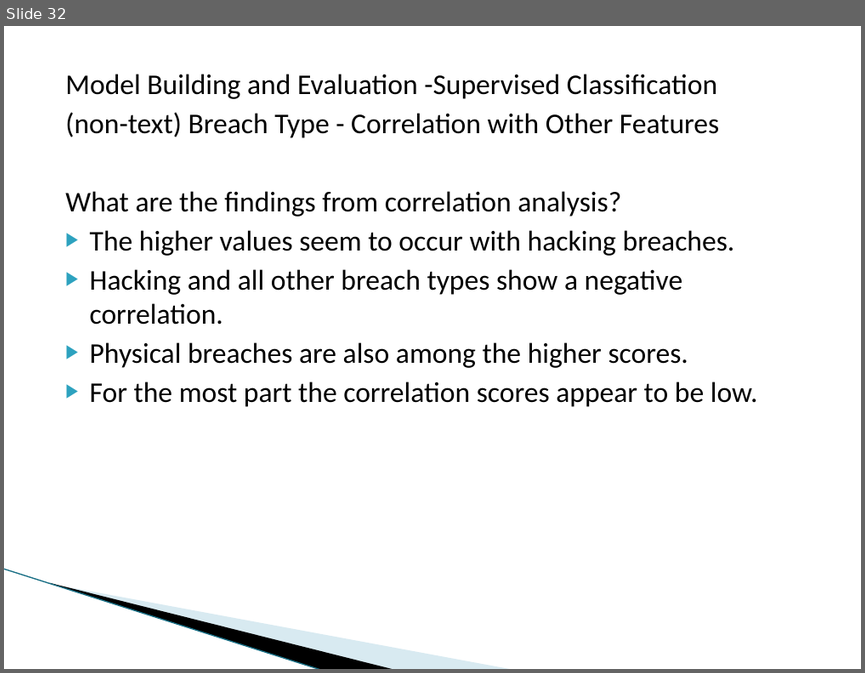
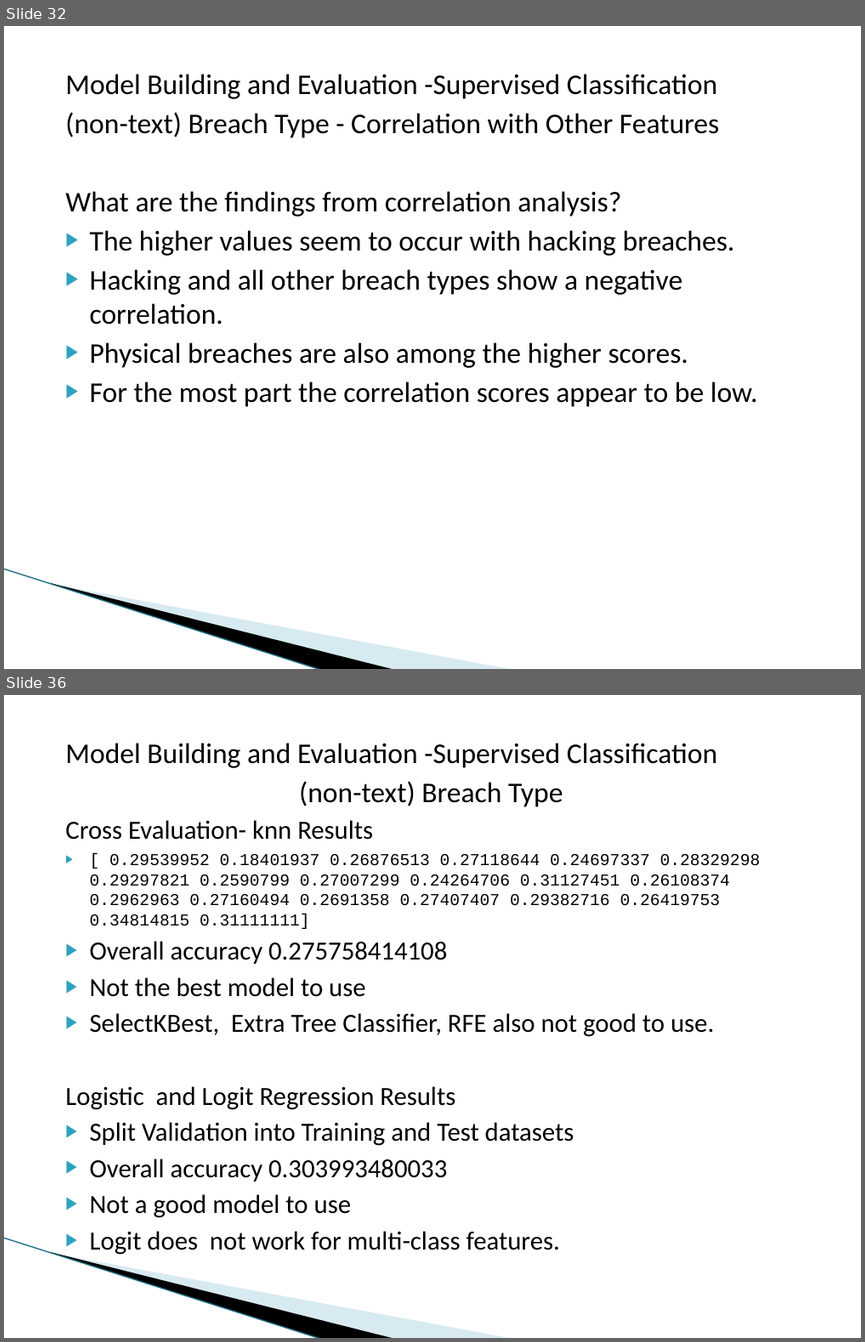
Before and after one commit to dmrod01/Capstone, a slide deck: Final Analysis - Data Capstone Project - Data Breaches.pptx. Shown one above the other, each under a label of ours: slide 32 before the commit, slides 32 and 36 after it; the slides between them are not shown. The pictures are 865x673 and 865x1342 pixels, drawn with LibreOffice and Linux fonts; fonts in the diff are those of the drawing; background and template pictures are left out. Boxes give left, top, right and bottom in pixels: in the first picture for what was removed or moved away, otherwise in the second. Text is boxed around its words. In the diff, an @@ line names an element or a change of style, - is before the commit and + after.

```diff
--- a/Final Analysis - Data Capstone Project - Data Breaches.pptx
+++ b/Final Analysis - Data Capstone Project - Data Breaches.pptx
@@ slide 36 added at (4,695,861,1338), background #FFFFFF; not listed: 3 template elements that a slide beside it also shows @@
@@ text added at (65,743,760,1254), 22 pt, text #000000 @@
+Model Building and Evaluation -Supervised Classification
+(non-text) Breach Type
+Cross Evaluation- knn Results
+▶ [ 0.29539952 0.18401937 0.26876513 0.27118644 0.24697337 0.28329298 0.29297821 0.2590799 0.27007299 0.24264706 0.31127451 0.26108374 0.2962963 0.27160494 0.2691358 0.27407407 0.29382716 0.26419753 0.34814815 0.31111111]
+▶ Overall accuracy 0.275758414108
+▶ Not the best model to use
+▶ SelectKBest, Extra Tree Classifier, RFE also not good to use.
+Logistic and Logit Regression Results
+▶ Split Validation into Training and Test datasets
+▶ Overall accuracy 0.303993480033
+▶ Not a good model to use
+▶ Logit does not work for multi-class features.
```
Also in this commit, not shown: 3 slides changed, 9 other slides added.
